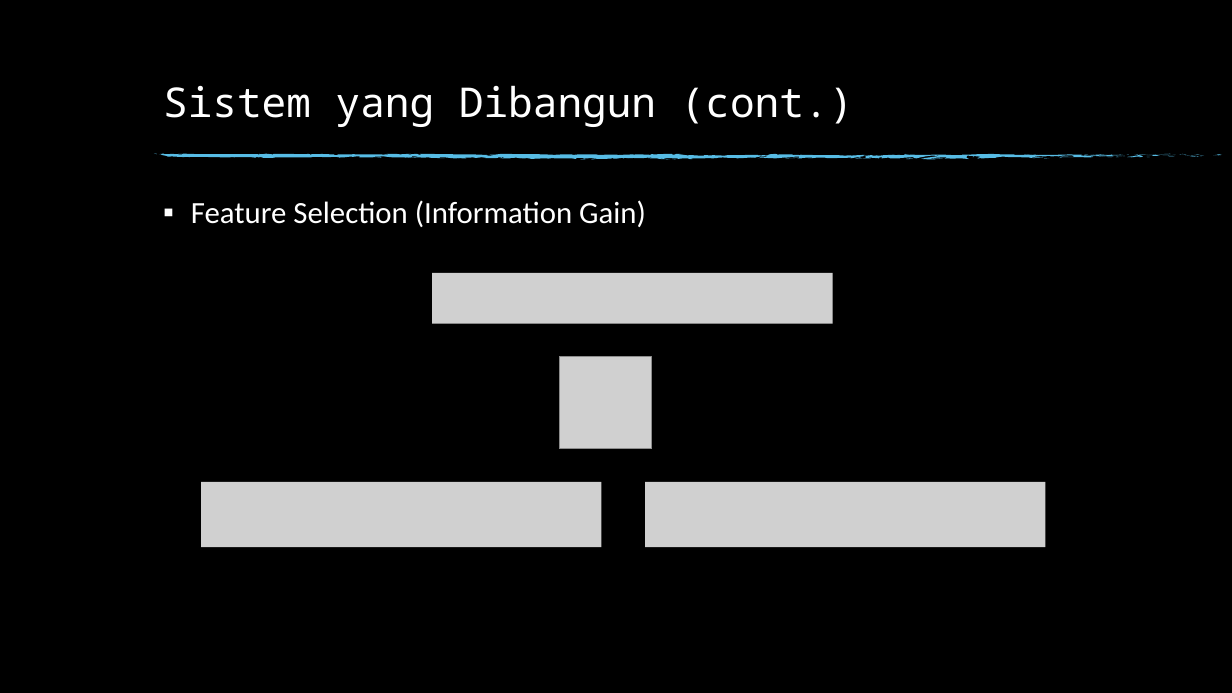
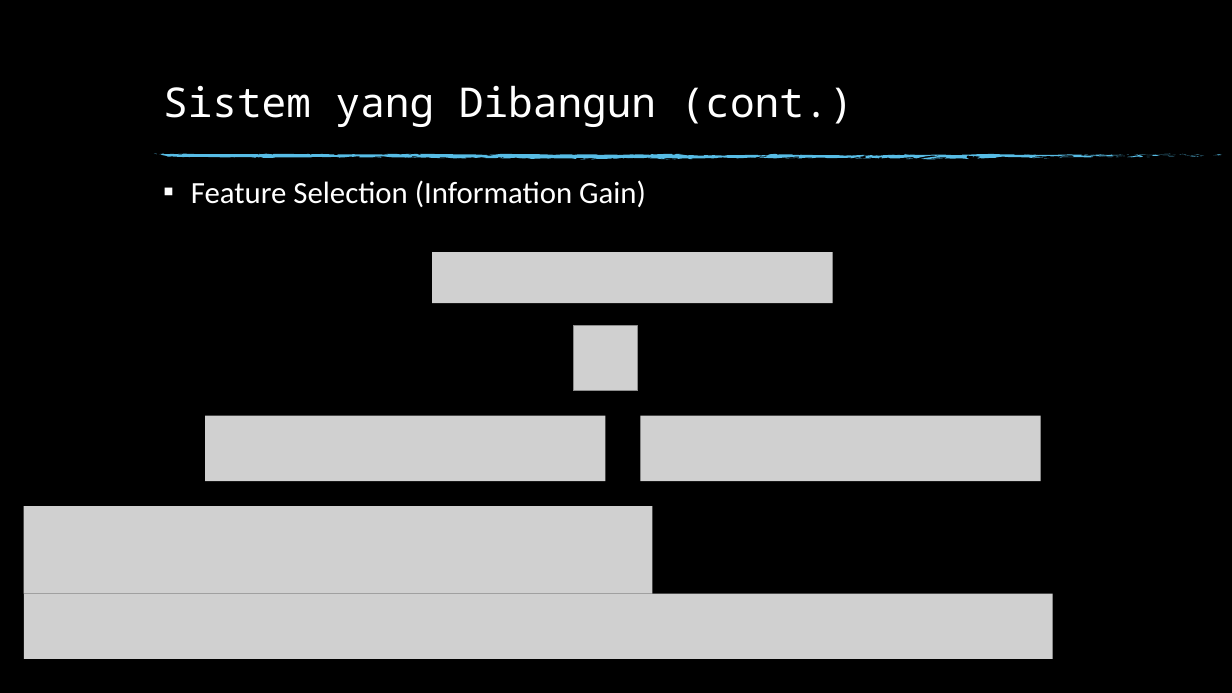
Before and after one commit to yuslanabubakar/Tugas_Akhir, a slide deck: slide 8 of Slide Presentasi Sidang.pptx (slide 7 before the commit). Drawn at 1232x693 pixels with LibreOffice and Linux fonts; fonts in the diff are those of the drawing; grey boxes stand for pictures; background and template pictures are left out. Boxes give left, top, right and bottom in pixels: in the first picture for what was removed or moved away, otherwise in the second. Text is boxed around its words. In the diff, an @@ line names an element or a change of style, - is before the commit and + after.

```diff
--- a/Slide Presentasi Sidang.pptx
+++ b/Slide Presentasi Sidang.pptx
@@ text "Feature Selection (Information Gain)": place and size @@
-text "Feature Selection (Information Gain)" at <box>191,200,646,227</box>
+text "Feature Selection (Information Gain)" at <box>191,180,646,207</box>
@@ picture: place and size @@
-picture at <box>433,273,833,323</box>
+picture at <box>433,252,833,303</box>
@@ picture: place and size @@
-picture at <box>559,357,652,449</box>
+picture at <box>573,326,638,391</box>
@@ picture added at <box>205,416,605,482</box> @@
@@ picture added at <box>640,416,1041,482</box> @@
@@ picture added at <box>24,506,653,594</box> @@
@@ picture removed at <box>201,482,602,547</box> @@
@@ picture removed at <box>645,482,1045,547</box> @@
@@ picture added at <box>24,593,1053,659</box> @@
```
Also in this commit, not shown: 2 other slides changed, 1 slide added, 1 other file.
